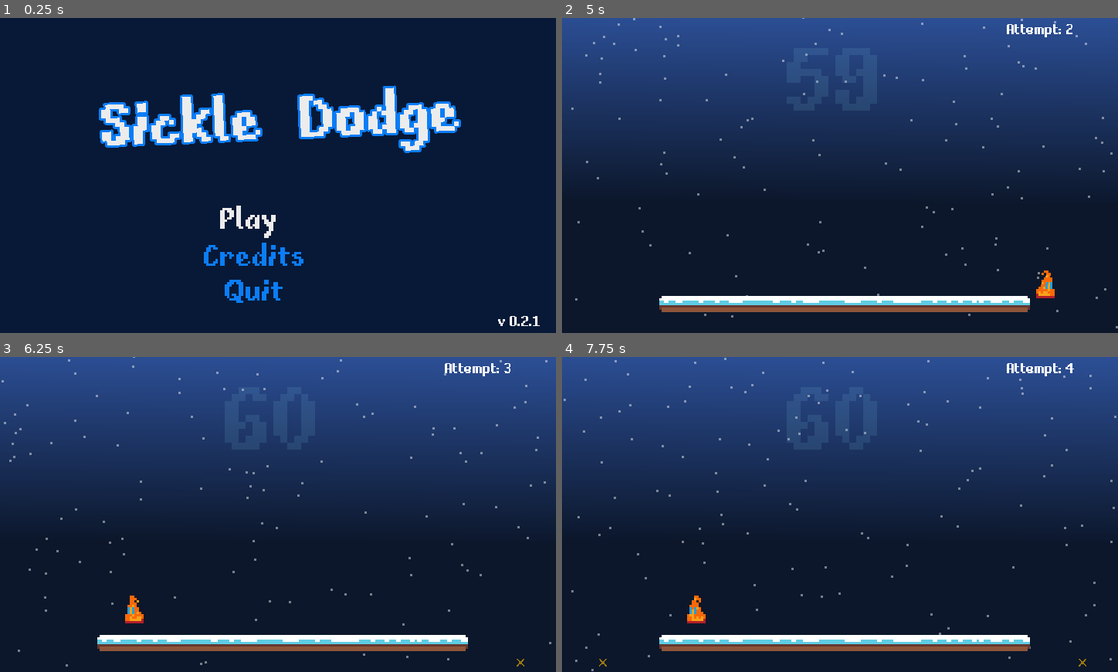
Above: before the commit, frames 1-4 (two rows, left to right).
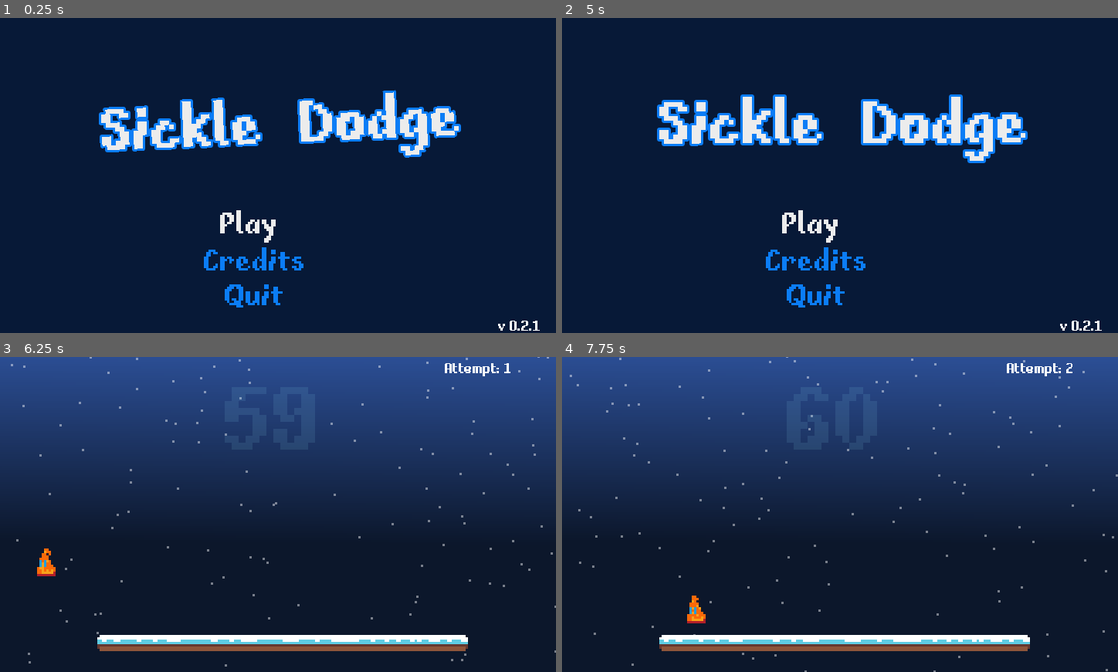
Above: after the commit, the same moments.

Repository: sugarvoid/winter-break-jam
Game: Godot game, scene res://game/menu/title_menu.tscn
Same seed, same stepped clock (60 frames per second), same inputs: the game is played once before the commit and once after it. Sound files missing from this copy of the repository are replaced by a short silence.
Inputs (mouse positions are in pixels of both pictures, inside the frame that each line leads up to; where the layout moved, square brackets give the same spot in the first picture):
- Up to frame 1 (0.25 s): no input
- Up to frame 2 (5 s): click (934, 128) [934, 125] at 0.5 s; tap Enter (ui_accept) at 1.25 s; hold D (move_right) 1.28-2.78 s; tap W (jump) at 1.52, 2.27, 3.77, 4.52 s; hold A (move_left) 2.78-3.53 s; hold D (move_right) from 3.53 s (still down); tap Escape (ui_cancel) at 4.9 s
- Up to frame 3 (6.25 s): release D (move_right) at 5 s; click (372, 467) at 5.02 s; hold A (move_left) from 5.78 s (still down); tap W (jump) at 6.02 s
- Up to frame 4 (7.75 s): release A (move_left) at 6.53 s; hold D (move_right) 6.53-7.28 s; hold A (move_left) from 7.28 s (still down); tap W (jump) at 7.52 s

The runs differ from the first frame. In frame 1, 5.2% of the frame differs, in the area x 17-98%, y 21-100%; in frame 2, 44%, in the area x 0-100%, y 0-100%; in frame 3, 1.1%; in frame 4, 0.9%.

Commit message:
Add esc to quit

Diff:
--- a/game/game.gd
+++ b/game/game.gd
@@ -54,6 +54,8 @@
 		c.visible = false
 
 func _input(event):
+	if event.is_action_released("ui_cancel"):
+		get_tree().change_scene("res://game/menu/title_menu.tscn")
 	if self.is_game_over:
 		if event.is_action_released("jump"):
 			self._restart_game()
--- a/game/menu/title_menu.gd
+++ b/game/menu/title_menu.gd
@@ -32,6 +32,8 @@
 		if Input.is_action_just_pressed("ui_down"):
 			_move_down()
 			_highlight_selected_option()
+		if Input.is_action_just_pressed("ui_cancel"):
+			get_tree().quit()
 	else:
 		if Input.is_action_just_pressed("ui_cancel"):
 			# Hid Credits
--- a/game/menu/title_menu.tscn
+++ b/game/menu/title_menu.tscn
@@ -54,6 +54,8 @@
 [node name="TitleMenu" type="Control"]
 anchor_right = 1.0
 anchor_bottom = 1.0
+margin_top = 2.0
+margin_bottom = 2.0
 script = ExtResource( 1 )
 
 [node name="ColorRect" type="ColorRect" parent="."]
@@ -141,6 +143,16 @@
 rect_scale = Vector2( 3.4377, 2.81689 )
 color = Color( 0.0313726, 0.101961, 0.219608, 1 )
 
+[node name="Label5" type="Label" parent="Credits/ColorRect"]
+margin_left = 3.654
+margin_top = 2.905
+margin_right = 49.654
+margin_bottom = 30.905
+rect_scale = Vector2( 0.09, 0.09 )
+custom_colors/font_color = Color( 1, 1, 1, 1 )
+custom_fonts/font = SubResource( 1 )
+text = "ESC"
+
 [node name="Label" type="Label" parent="Credits/ColorRect"]
 margin_left = 8.0
 margin_top = 4.0
